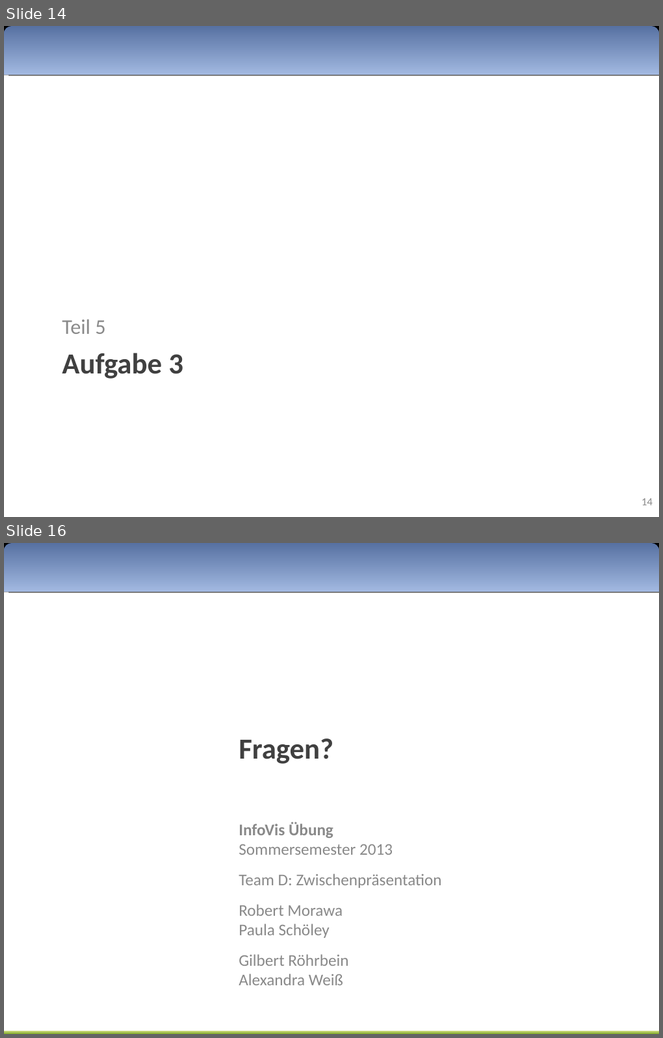
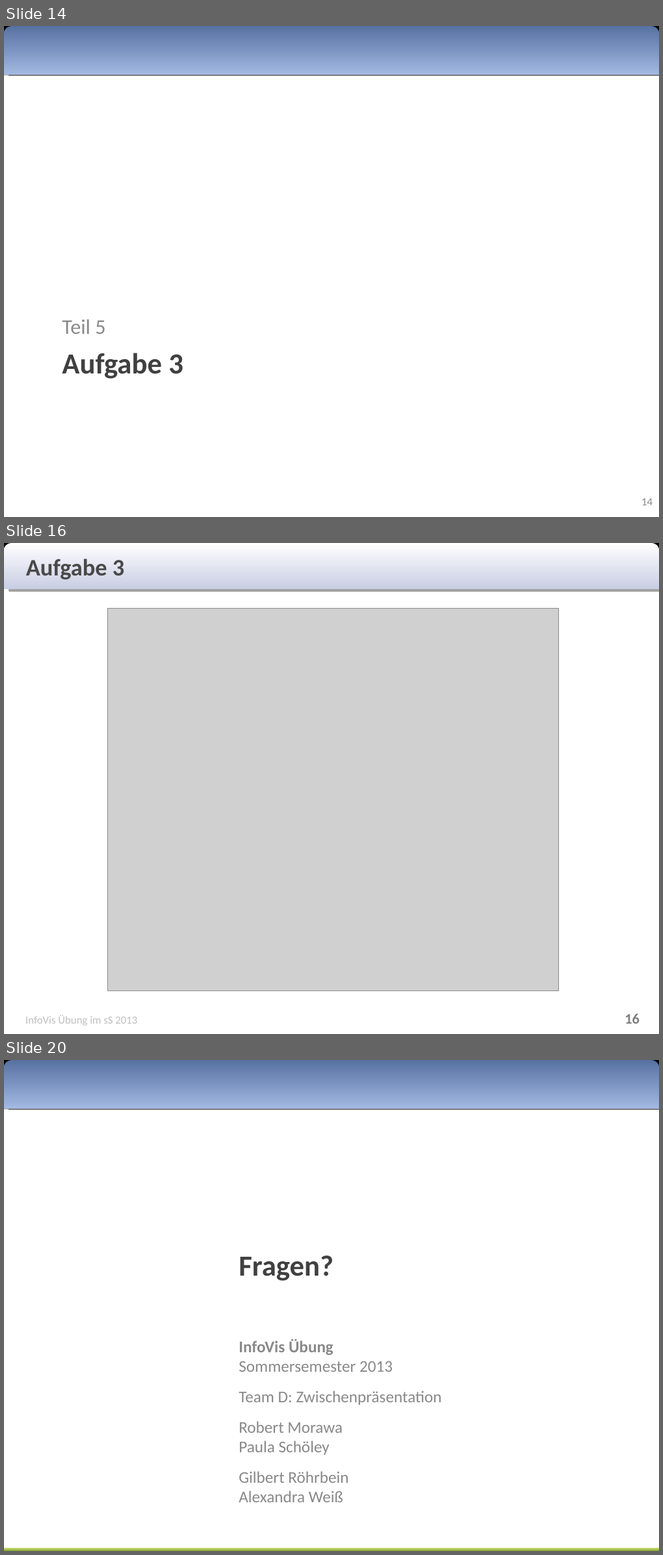
Before and after one commit to Rajikarubijua/bushumappu, a slide deck: presentation/zwischenpräsentation.odp. Shown one above the other, each under a label of ours: slides 14 and 16 before the commit, slides 14, 16 and 20 after it; the slides between them are not shown. The pictures are 663x1038 and 663x1555 pixels, drawn with LibreOffice and Linux fonts; fonts in the diff are those of the drawing; grey boxes stand for pictures. Boxes give left, top, right and bottom in pixels: in the first picture for what was removed or moved away, otherwise in the second. Text is boxed around its words. In the diff, an @@ line names an element or a change of style, - is before the commit and + after.

```diff
--- a/presentation/zwischenpräsentation.odp
+++ b/presentation/zwischenpräsentation.odp
@@ slide 16 added at (4,543,659,1034), background #FFFFFF @@
@@ rectangle added at (4,543,659,589), fill #000000 @@
@@ freeform shape added at (4,543,659,590), fill gradient #FFFFFF to #C8CDE3 @@
@@ text added at (26,559,124,579), 26 pt, text #494949, bold @@
+Aufgabe 3
@@ picture added at (108,609,559,991) @@
@@ text added at (25,1016,137,1026), 12 pt, text #BFBFBF @@
+InfoVis Übung im sS 2013
@@ page number added at (625,1014,640,1024), 16 pt, text #7F7F7F, bold @@
+16
@@ what was slide 16 is now slide 20 @@
```
Also in this commit, not shown: 1 slide changed, 4 other slides added, 1 slide removed.
